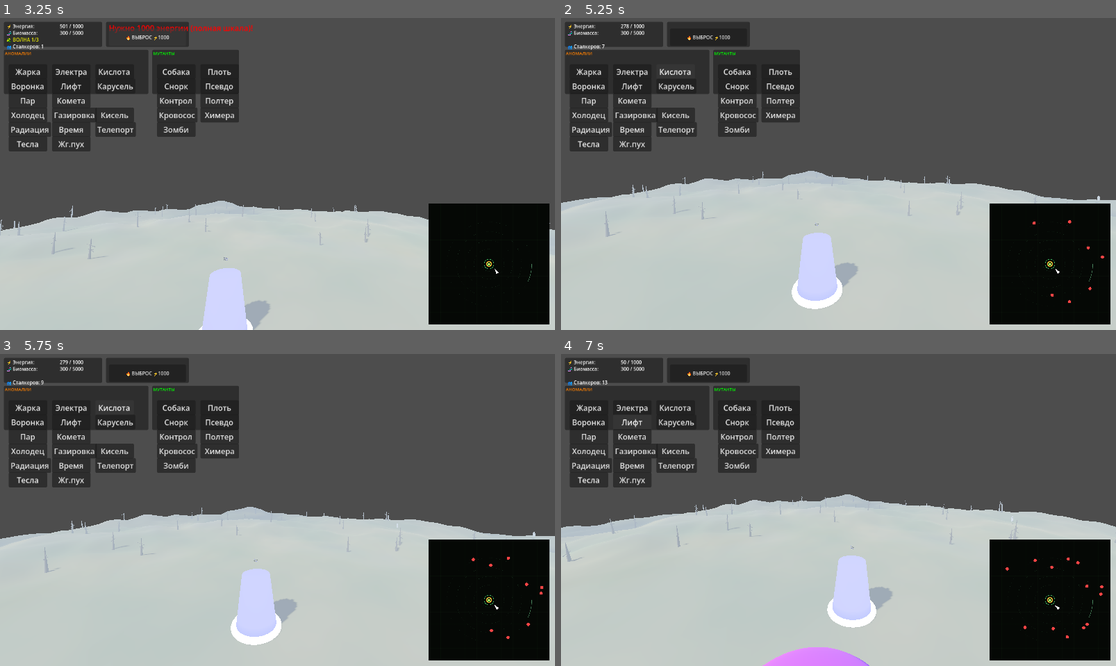
Above: before the commit, frames 1-4 (two rows, left to right).
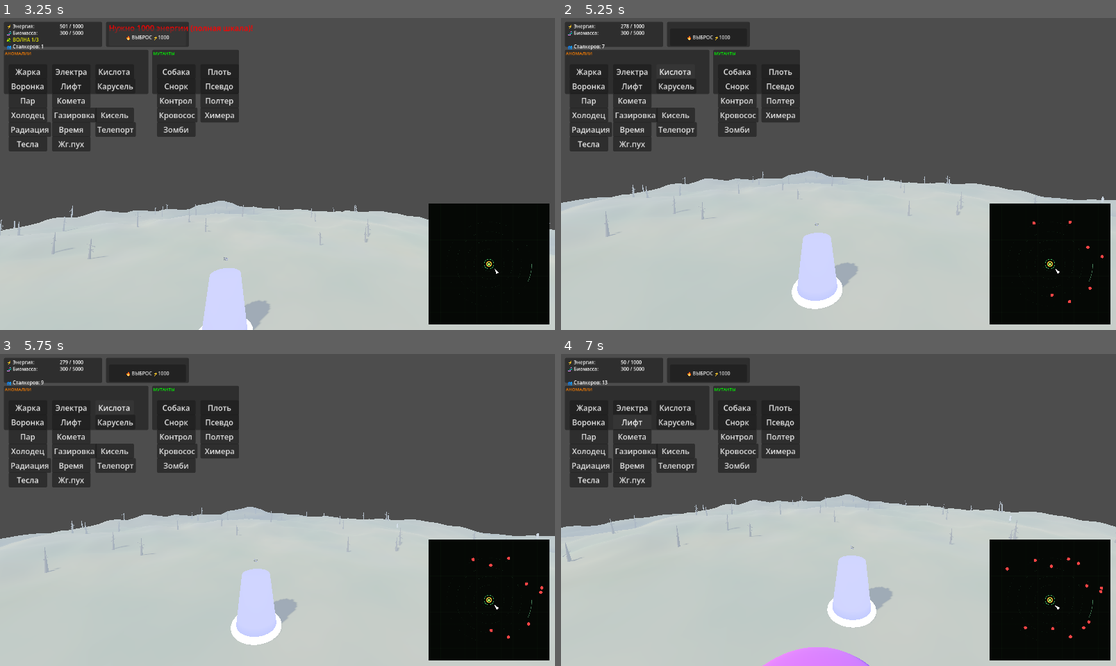
Above: after the commit, the same moments.

Repository: MisStiCc/StalkerRevert
Game: Godot game, scene res://scenes/ui/main_menu.tscn
The game is run twice, just before and just after one commit, with the same random seed, the same clock (stepped at 60 frames per second) and the same inputs.
Inputs:
- Up to frame 1 (3.25 s): click "НОВАЯ ИГРА" at 0.5 s; click "НАЧАТЬ НОВЫЙ ЗАБЕГ" at 1.25 s; click "▶ СТАРТ ЗАБЕГА" at 2 s; click "🔥 ВЫБРОС ⚡1000" at 2.75 s
- Up to frame 2 (5.25 s): click "Жарка" at 3.5 s; click "Электра" at 4.25 s; click "Кислота" at 5 s
- Up to frame 3 (5.75 s): no input
- Up to frame 4 (7 s): click "Воронка" at 5.75 s; click "Лифт" at 6.5 s

Frame 1 is identical in both runs. In frame 2, less than 0.1% of the frame differs, in the area x 58-98%, y 51-91%; in frame 3, less than 0.1%; in frame 4, less than 0.1%, in the area x 65-98%, y 47-92%.

Commit message:
fix: залипание далеко от монолита - нахлёст навмешей на стыках + прямой ход
Причина залипания 3-5м туда-сюда далеко от монолита: на ШВАХ между
чанковыми навмешами не срастаются полигоны (те самые 2 edge-error) -
в месте стыка нет проходимого полигона, путь обрывается, сталкер
дёргается туда-сюда и циклит антизастревание.

Два слоя защиты:
- навмеш каждого чанка выступает на шаг за границы (нахлёст с
  соседями) - швы между чанками зарастают перекрытием
- если путь к монолиту потерян (not is_navigating) - сталкер идёт
  К монолиту напрямую по рельефу (коллизия рельефа сплошная,
  склоны проходимы), раз в секунду пробуя вернуть навигацию

Попутно: _bake_chunk_navigation получает chunk_pos явно (чанк ещё
на нуле в момент вызова - позиция из ноды дала бы все навмеши вокруг
origin).

Проверено headless: 21/21 сталкеров на рельефе, 20/21 продвинулись
за 8с (один в этот момент в бою).

Diff:
--- a/components/state_machine_component.gd
+++ b/components/state_machine_component.gd
@@ -46,6 +46,8 @@
 # Антизастревание: стоим на месте слишком долго - обходим с смещением
 var _stuck_pos: Vector3 = Vector3.ZERO
 var _stuck_time: float = 0.0
+# Прямой ход при потере пути (дыры в навмеше на стыках чанков)
+var _lost_path_time: float = 0.0
 
 
 func _ready():
@@ -154,10 +156,21 @@
 			if zc:
 				zc.finish_run(false)
 		elif navigation and not navigation.is_navigating():
-			# Цель статична: перезапускаем путь только когда он потерян -
-			# перезапуск каждые 2с дёргал сталкеров на полпути
-			navigation.move_to(monolith.global_position)
-			_target_update_timer = 0.0
+			# Путь потерян (например, дыра в навмеше на стыке чанков):
+			# идём к монолиту напрямую по рельефу, периодически пробуя
+			# вернуть навигацию
+			_lost_path_time += delta
+			var to_monolith = monolith.global_position - stalker.global_position
+			to_monolith.y = 0.0
+			if to_monolith.length() > 1.0:
+				to_monolith = to_monolith.normalized()
+				stalker.velocity.x = to_monolith.x * stalker.speed
+				stalker.velocity.z = to_monolith.z * stalker.speed
+			if _lost_path_time > 1.0:
+				_lost_path_time = 0.0
+				navigation.move_to(monolith.global_position)
+		else:
+			_lost_path_time = 0.0
 		# Антизастревание: 6 секунд почти без движения - пробуем обходную точку
 		_stuck_time += delta
 		if stalker.global_position.distance_to(_stuck_pos) < 1.5:
--- a/project.godot
+++ b/project.godot
@@ -14,10 +14,6 @@
 run/main_scene="res://scenes/ui/main_menu.tscn"
 config/features=PackedStringArray("4.6", "Forward Plus")
 config/icon="res://icon.svg"
-
-[navigation]
-
-3d/merge_rasterizer_cell_scale=0.5
 
 [autoload]
 
@@ -54,6 +50,10 @@
 ]
 }
 
+[navigation]
+
+3d/merge_rasterizer_cell_scale=0.5
+
 [physics]
 
 3d/physics_engine="Jolt Physics"
--- a/terrain/terrain_generator.gd
+++ b/terrain/terrain_generator.gd
@@ -214,7 +214,7 @@
 	chunk.add_child(mesh_instance)
 
 	_add_collision(chunk, mesh)
-	_bake_chunk_navigation(chunk, mesh)
+	_bake_chunk_navigation(chunk, chunk_pos)
 	_add_props(chunk, chunk_pos)
 
 	add_child(chunk)
@@ -222,14 +222,42 @@
 	chunk_generated.emit(chunk_pos)
 
 
-func _bake_chunk_navigation(chunk: Node3D, mesh: ArrayMesh):
+func _build_nav_faces(chunk_pos: Vector2i) -> PackedVector3Array:
+	"""Треугольники навмеша чанка с НАХЛЁСТОМ на шаг за границы:
+	соседние навмеши перекрываются, и на швах между чанками не остаётся
+	дыр (иначе сталкеры залипали на стыках, ходя 3-5м туда-сюда)"""
+	var origin = Vector3(chunk_pos.x * chunk_size, 0.0, chunk_pos.y * chunk_size)
+	var step = float(chunk_size) / NAV_SEGMENTS
+	var n = NAV_SEGMENTS + 3  # точек на сторону: от -1 до NAV_SEGMENTS+1
+	var verts := PackedVector3Array()
+	var indices := PackedInt32Array()
+	for iz in n:
+		for ix in n:
+			var wx = origin.x + (ix - 1) * step
+			var wz = origin.z + (iz - 1) * step
+			verts.append(Vector3(wx, get_terrain_height(wx, wz), wz))
+	for iz in n - 1:
+		for ix in n - 1:
+			var a = iz * n + ix
+			var b = a + 1
+			var c = a + n
+			var d = c + 1
+			indices.append_array([a, b, d, a, d, c])
+	var faces := PackedVector3Array()
+	faces.resize(indices.size())
+	for i in range(indices.size()):
+		faces[i] = verts[indices[i]]
+	return faces
+
+
+func _bake_chunk_navigation(chunk: Node3D, chunk_pos: Vector2i):
 	"""Навмеш чанка печётся ОДИН раз при загрузке (мелкий, ~2мс).
 	Каждый чанк - своя NavigationRegion3D: загрузка/выгрузка чанка
 	просто добавляет/убирает регион с карты, без глобальной перепечки."""
 	var region = NavigationRegion3D.new()
 	region.name = "ChunkNav"
 	var source = NavigationMeshSourceGeometryData3D.new()
-	source.add_faces(mesh.get_faces(), Transform3D.IDENTITY)
+	source.add_faces(_build_nav_faces(chunk_pos), Transform3D.IDENTITY)
 	var nav_mesh = _make_nav_mesh()
 	NavigationServer3D.bake_from_source_geometry_data(nav_mesh, source)
 	region.navigation_mesh = nav_mesh
